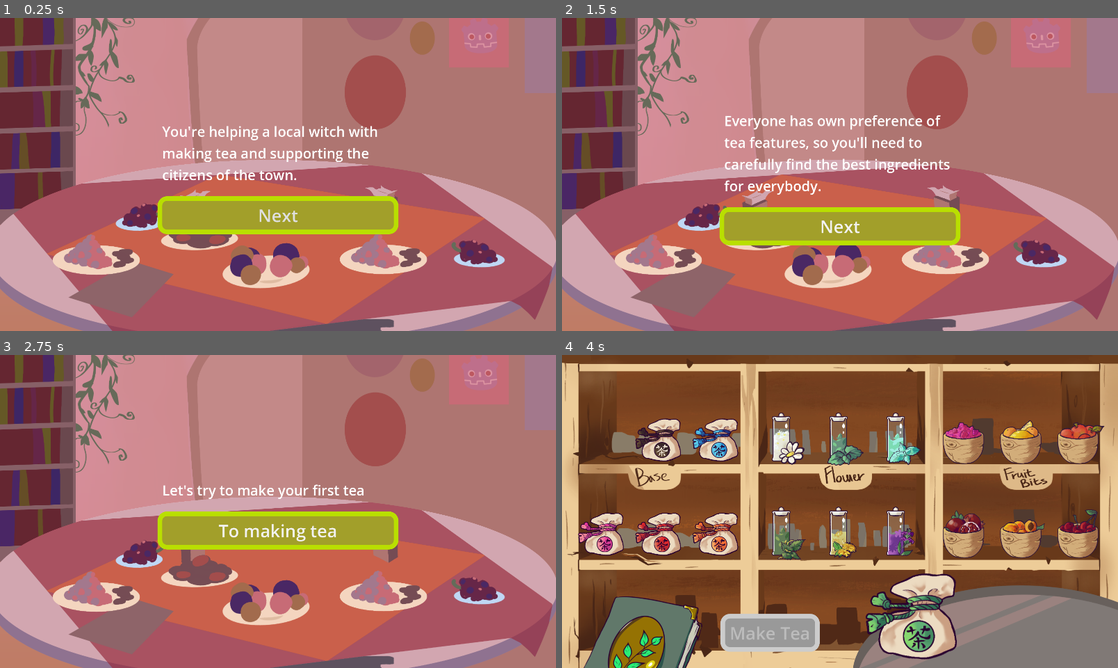
Above: before the commit, frames 1-4 (two rows, left to right).
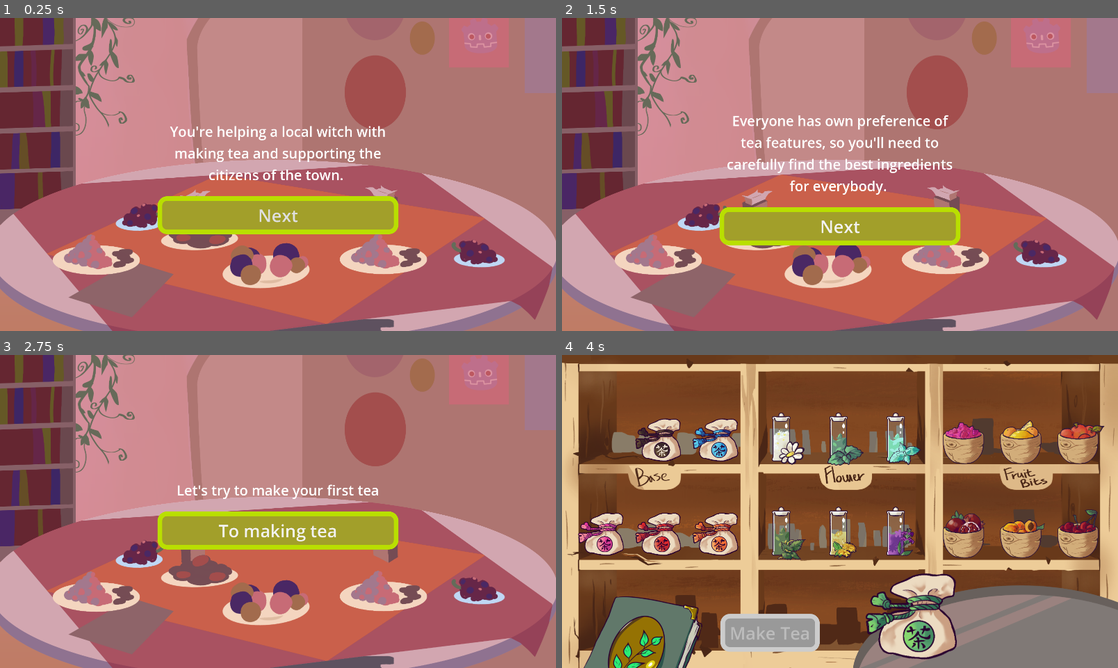
Above: after the commit, the same moments.

Repository: milana-94888u/tea-party
Game: Godot game, scene res://src/scenes/learning/empty_main.tscn
Same seed, same stepped clock (60 frames per second), same inputs: the game is played once before the commit and once after it. This scene is started directly instead of the project's main scene.
Inputs (mouse positions are in pixels of both pictures, inside the frame that each line leads up to):
- Up to frame 1 (0.25 s): no input
- Up to frame 2 (1.5 s): click "Next" at 0.5 s; click "Next" at 1.25 s
- Up to frame 3 (2.75 s): click "Next" at 2 s
- Up to frame 4 (4 s): click "To making tea" at 2.75 s; click (606, 439) at 3.5 s

The runs differ from the first frame. In frame 1, 1.7% of the frame differs, in the area x 29-70%, y 34-52%; in frame 2, 2.4%, in the area x 29-71%, y 30-57%; in frame 3, 0.6%; in frame 4, nothing differs.

Commit message:
sfx and fixes

Diff:
--- a/src/scenes/learning/empty_main.tscn
+++ b/src/scenes/learning/empty_main.tscn
@@ -77,6 +77,7 @@
 layout_mode = 2
 theme_type_variation = &"HeaderLarge"
 theme_override_styles/normal = SubResource("StyleBoxEmpty_4rbfq")
+horizontal_alignment = 1
 autowrap_mode = 2
 
 [node name="NextButton" type="Button" parent="Invitation"]
@@ -106,7 +107,8 @@
 layout_mode = 2
 theme_type_variation = &"HeaderLarge"
 theme_override_styles/normal = SubResource("StyleBoxEmpty_4rbfq")
-text = "Congratulations! You've made a tea"
+text = "Congratulations, you have made your first tea!"
+horizontal_alignment = 1
 autowrap_mode = 2
 
 [node name="FinishButton" type="Button" parent="Finishing"]
--- a/src/scenes/main/main.gd
+++ b/src/scenes/main/main.gd
@@ -8,6 +8,7 @@
 	teapot.texture = tea.base.teapot
 	for character in characters:
 		character.spill_tea(tea)
+		await SfxPlayer.play_sound_effect(Sounds.tea_pour)
 	await get_tree().create_timer(1.0).timeout
 	for character in characters:
 		var dialog := character.consume_and_evaluate_tea(tea)
